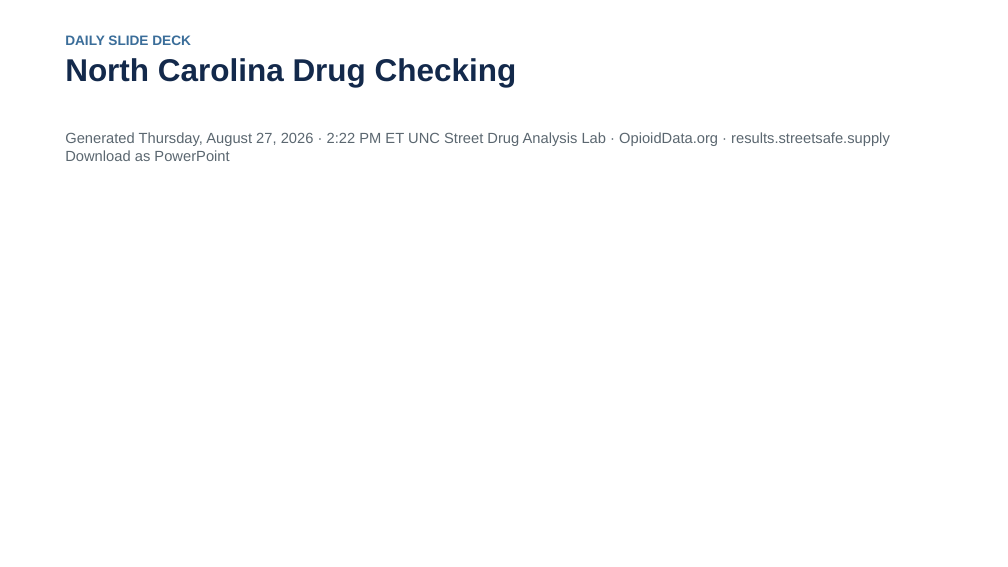
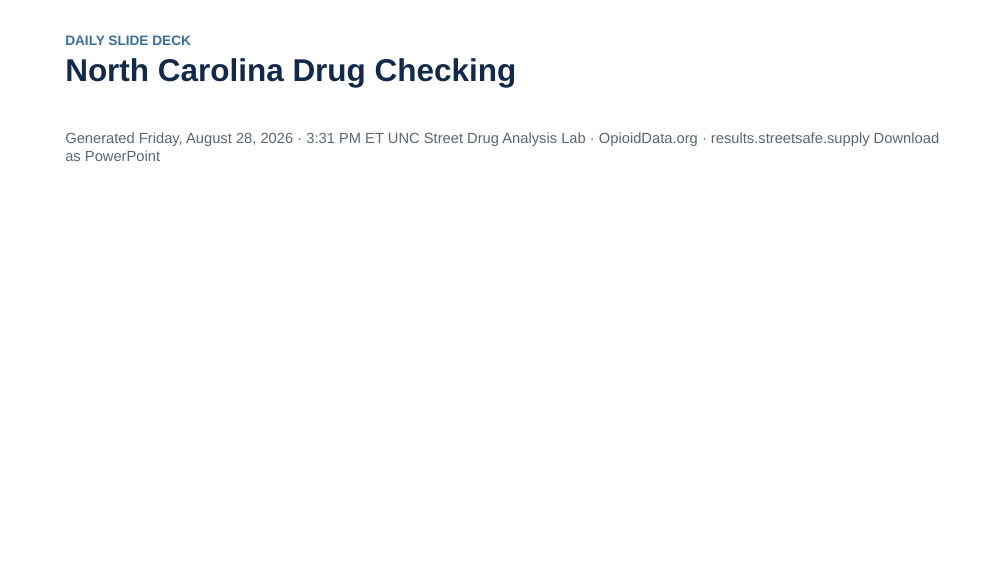
Before and after one commit to opioiddatalab/ncslides, a slide deck: slide 1 of docs/nc-drug-checking-latest.pptx. Drawn at 1008x567 pixels with LibreOffice and Linux fonts; fonts in the diff are those of the drawing. Boxes give left, top, right and bottom in pixels: in the first picture for what was removed or moved away, otherwise in the second. Text is boxed around its words. In the diff, an @@ line names an element or a change of style, - is before the commit and + after.

```diff
--- a/docs/nc-drug-checking-latest.pptx
+++ b/docs/nc-drug-checking-latest.pptx
@@ text at <box>65,132,939,161</box>: text changed @@
-Generated Thursday, August 27, 2026 · 2:22 PM ET UNC Street Drug Analysis Lab · OpioidData.org · results.streetsafe.supply Download as PowerPoint
+Generated Friday, August 28, 2026 · 3:31 PM ET UNC Street Drug Analysis Lab · OpioidData.org · results.streetsafe.supply Download as PowerPoint
```
Also in this commit, not shown: 7 other slides changed, 9 other files.
